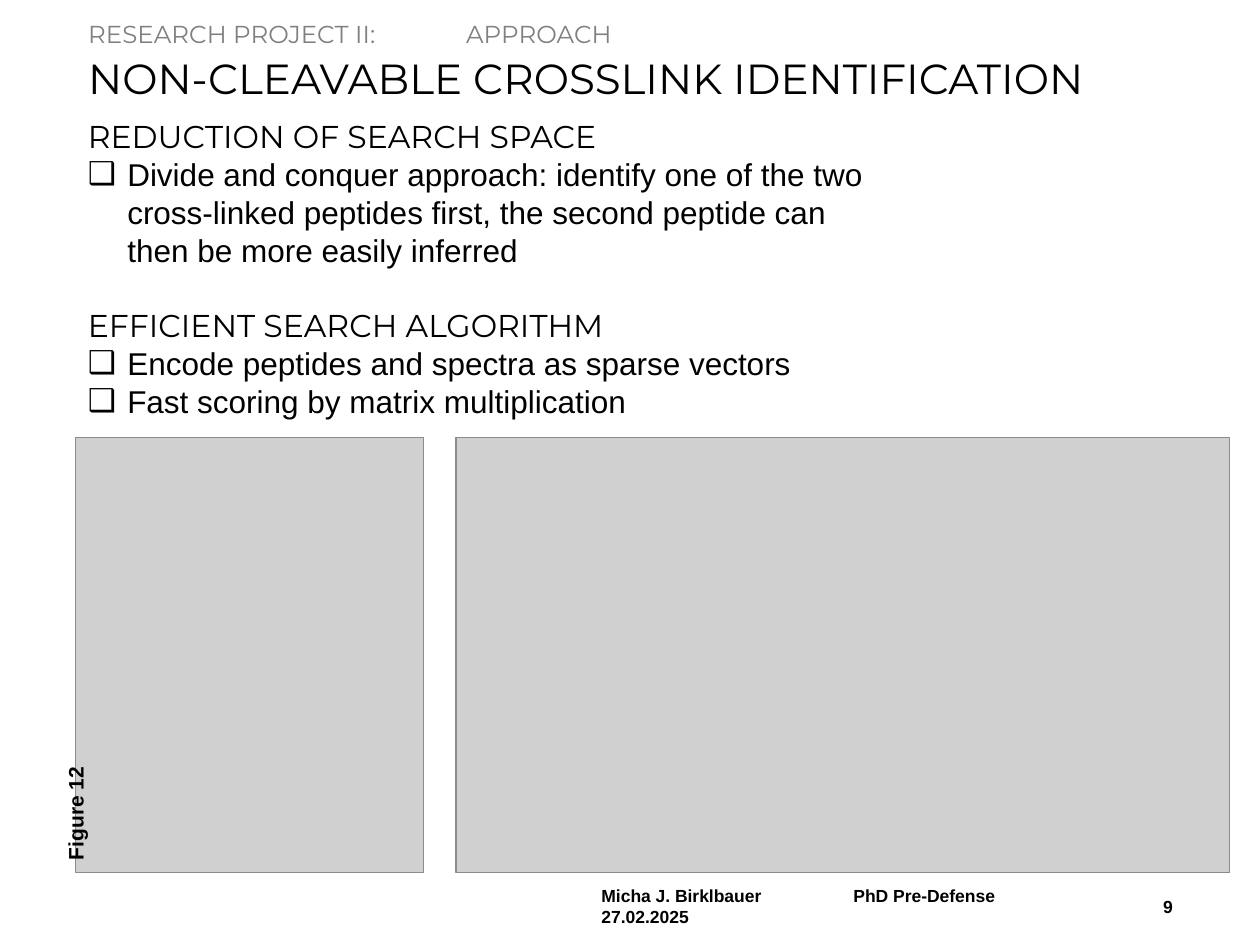
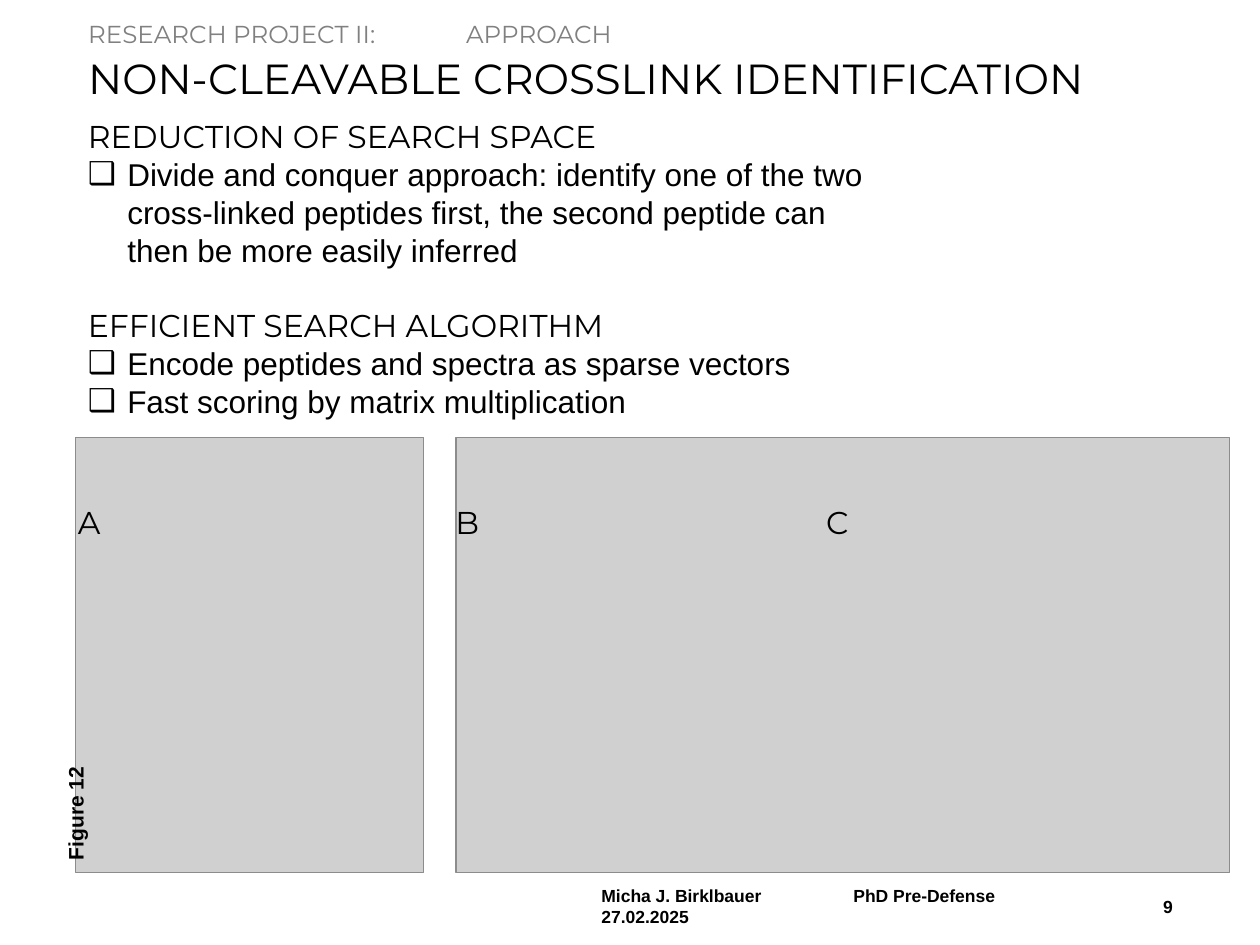
Before and after one commit to michabirklbauer/dissertation, a slide deck: slide 9 of pre-defense/presentation/Pre-defense.pptx. Drawn at 1260x945 pixels with LibreOffice and Linux fonts; fonts in the diff are those of the drawing; grey boxes stand for pictures; background and template pictures are left out. Boxes give left, top, right and bottom in pixels: in the first picture for what was removed or moved away, otherwise in the second. Text is boxed around its words. In the diff, an @@ line names an element or a change of style, - is before the commit and + after.

```diff
--- a/pre-defense/presentation/Pre-defense.pptx
+++ b/pre-defense/presentation/Pre-defense.pptx
@@ text added at bbox=[455, 504, 479, 542], 18 pt, text #000000 @@
+B
@@ text added at bbox=[78, 512, 101, 534], 18 pt, text #000000 @@
+A
@@ text added at bbox=[826, 511, 849, 534], 18 pt, text #000000 @@
+C
```
Also in this commit, not shown: 5 other slides changed.
